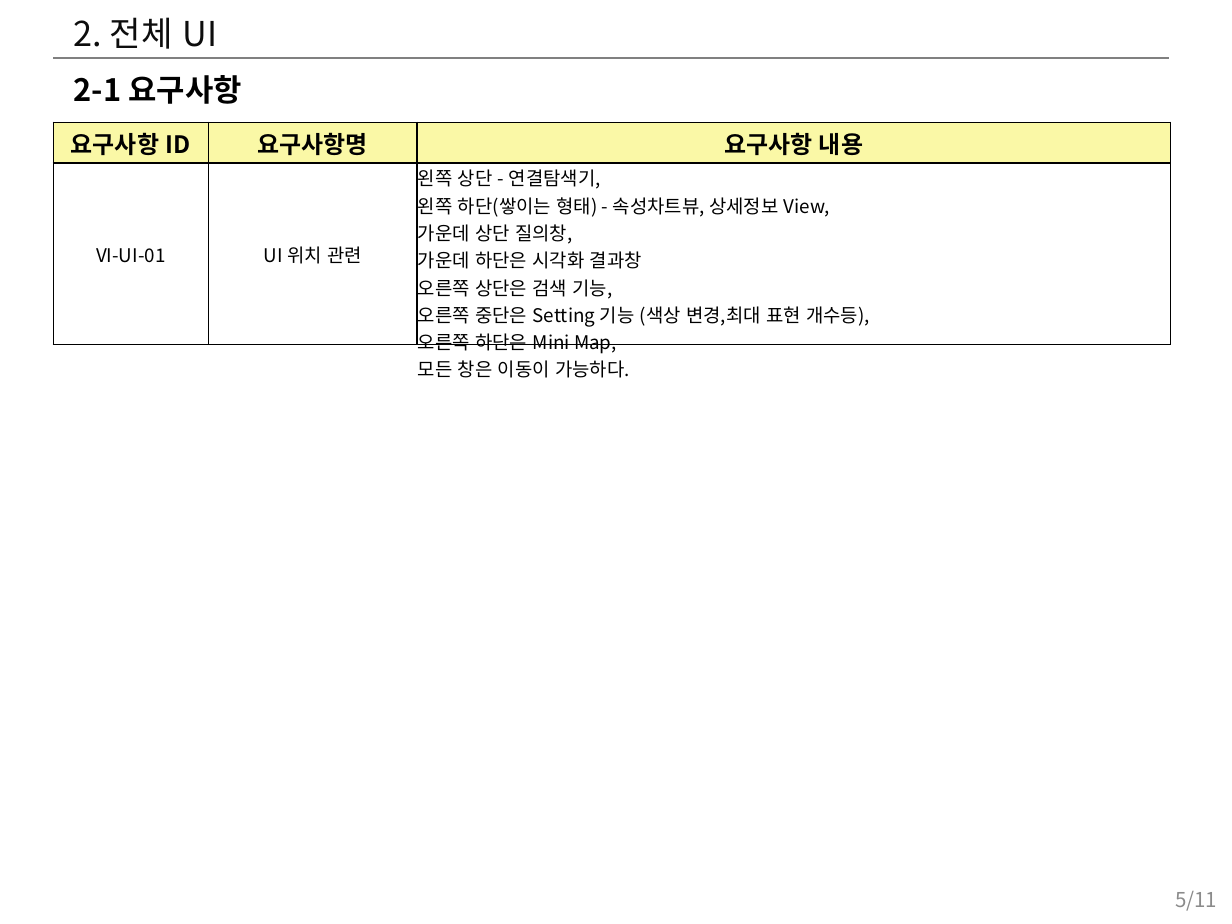
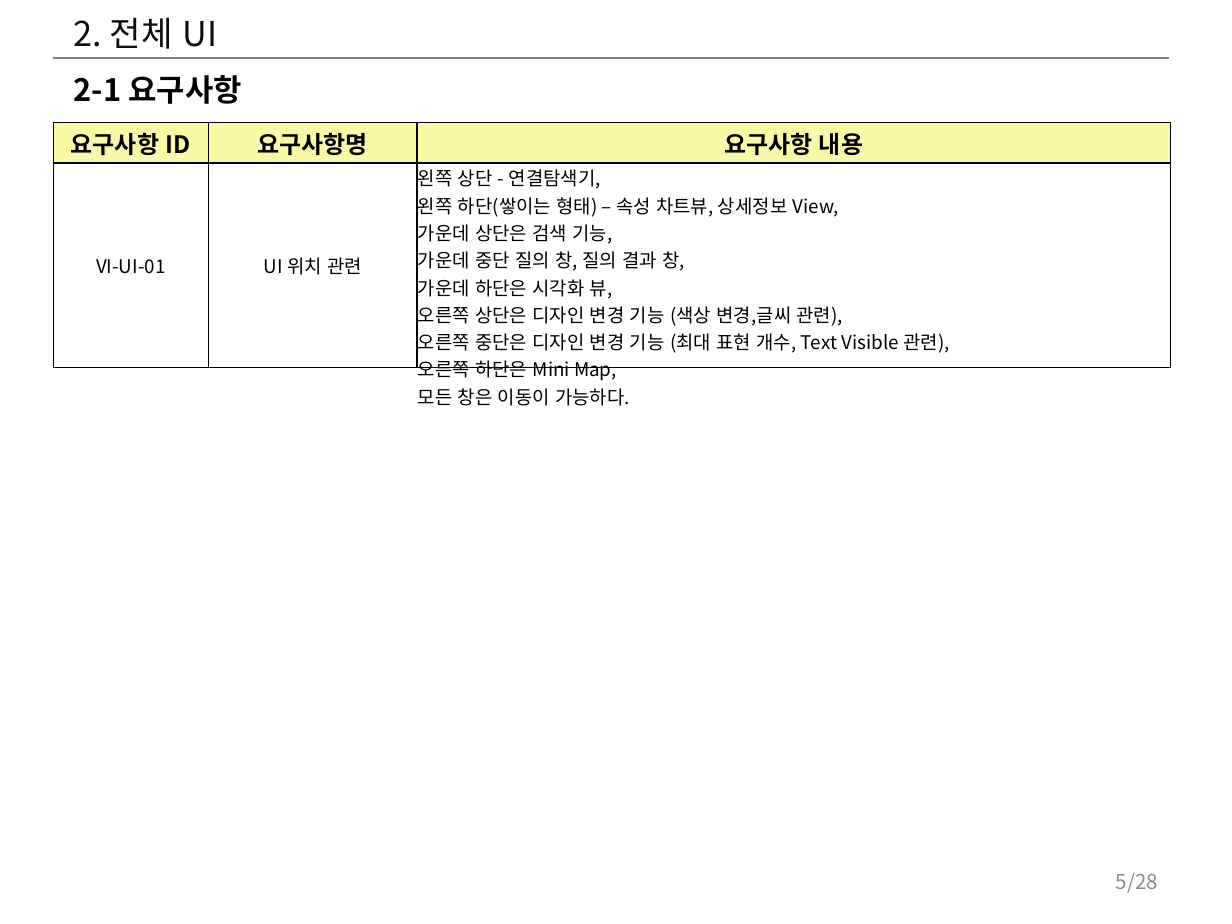
Before and after one commit to postech-dblab-iitp/visual-tool, a slide deck: slide 5 of ViT_docs/시각화도구_UI_UX_기획서.pptx. Drawn at 1232x924 pixels with LibreOffice and Linux fonts; fonts in the diff are those of the drawing. Boxes give left, top, right and bottom in pixels: in the first picture for what was removed or moved away, otherwise in the second. Text is boxed around its words. In the diff, an @@ line names an element or a change of style, - is before the commit and + after.

```diff
--- a/ViT_docs/시각화도구_UI_UX_기획서.pptx
+++ b/ViT_docs/시각화도구_UI_UX_기획서.pptx
@@ table at (x1=53, y1=122, x2=1170, y2=410) @@
-row 2, column 3: 왼쪽 상단 - 연결탐색기, / 왼쪽 하단(쌓이는 형태) - 속성차트뷰, 상세정보 View, / 가운데 상단 질의창, / 가운데 하단은 시각화 결과창 / 오른쪽 상단은 검색 기능, / 오른쪽 중단은 Setting 기능 (색상 변경,최대 표현 개수등), / 오른쪽 하단은 Mini Map, / 모든 창은 이동이 가능하다.
+row 2, column 3: 왼쪽 상단 - 연결탐색기, / 왼쪽 하단(쌓이는 형태) – 속성 차트뷰, 상세정보 View, / 가운데 상단은 검색 기능, / 가운데 중단 질의 창, 질의 결과 창, / 가운데 하단은 시각화 뷰, / 오른쪽 상단은 디자인 변경 기능 (색상 변경,글씨 관련), / 오른쪽 중단은 디자인 변경 기능 (최대 표현 개수, Text Visible 관련), / 오른쪽 하단은 Mini Map, / 모든 창은 이동이 가능하다.
@@ page number at (x1=1116, y1=873, x2=1158, y2=893): text changed @@
-5/11
+5/28
```
Also in this commit, not shown: 14 other slides changed, 8 slides added, 2 slides removed.
